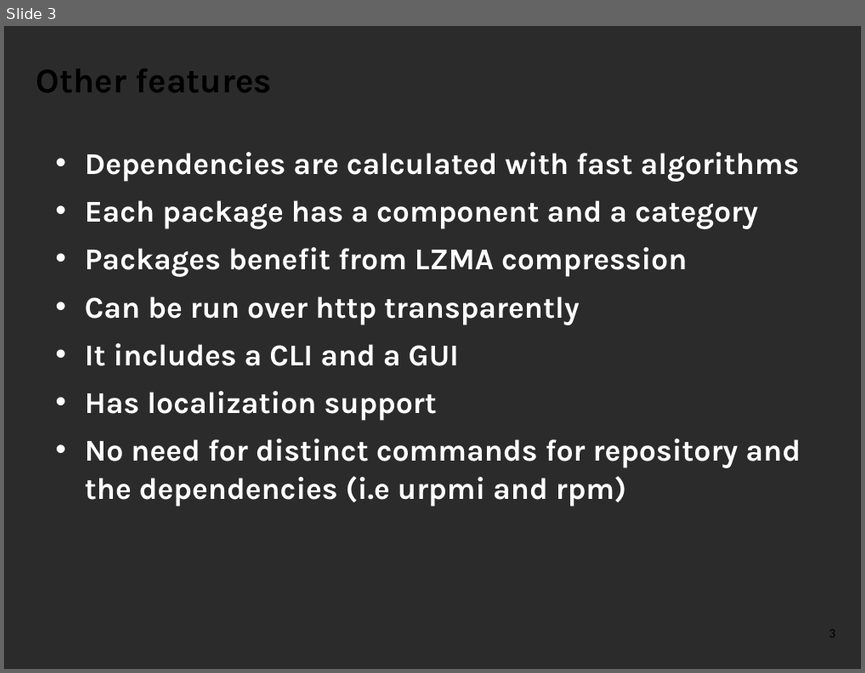
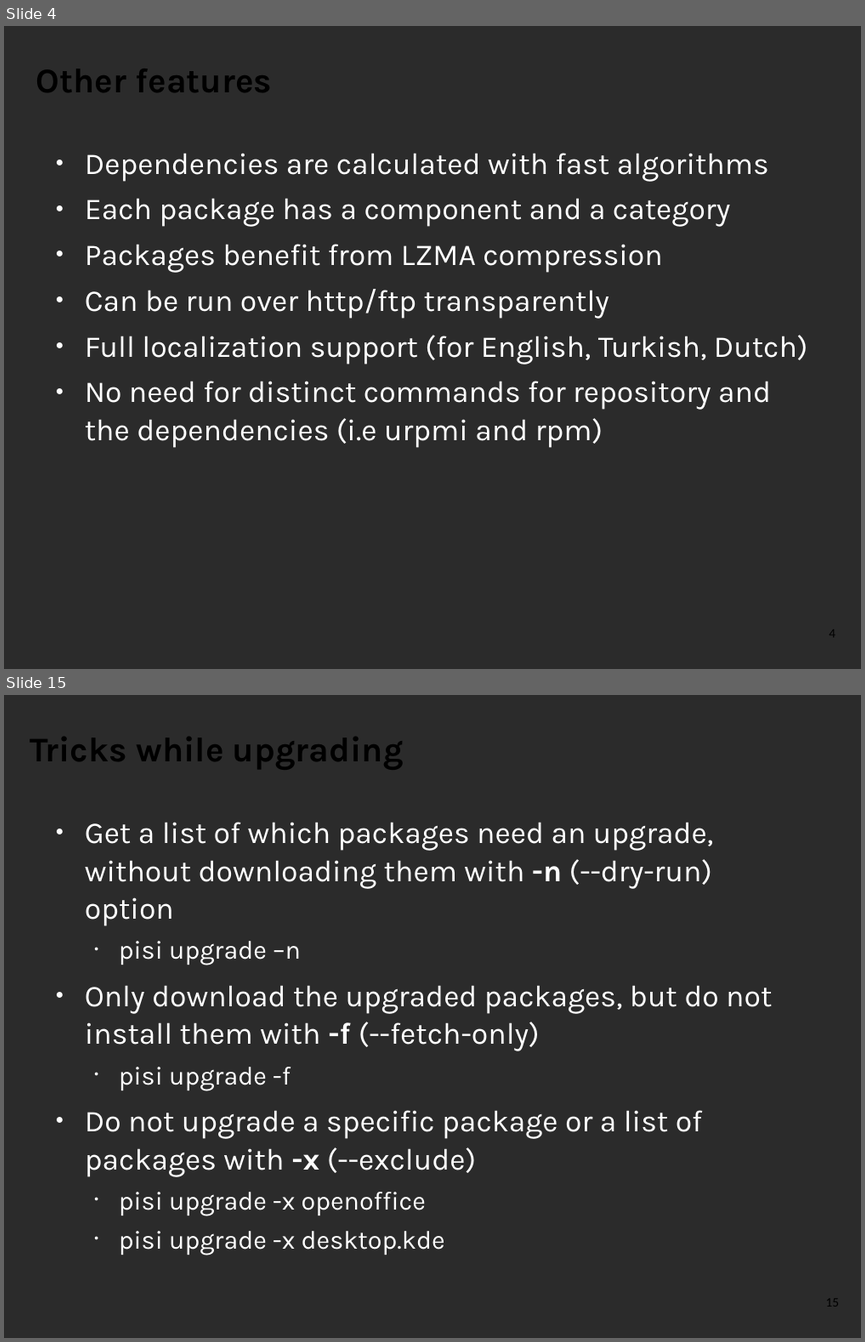
Before and after one commit to pars-linux/uludag, a slide deck: promotion/presentations/PardusGenel/introduction-to-pisi.odp. Shown one above the other, each under a label of ours: slide 3 before the commit, slides 4 and 15 after it; the slides between them are not shown. The pictures are 865x673 and 865x1342 pixels, drawn with LibreOffice and Linux fonts; fonts in the diff are those of the drawing; background and template pictures are left out; a plain dark background stands for a picture behind light text. Boxes give left, top, right and bottom in pixels: in the first picture for what was removed or moved away, otherwise in the second. Text is boxed around its words. In the diff, an @@ line names an element or a change of style, - is before the commit and + after.

Commit message:
pisi sunumu güzelleşsin (kontrol edilmesi gerekiyor)

```diff
--- a/promotion/presentations/PardusGenel/introduction-to-pisi.odp
+++ b/promotion/presentations/PardusGenel/introduction-to-pisi.odp
@@ slide 15 added at box(4, 695, 861, 1338), background picture (left out); not listed: 1 template element that a slide beside it also shows @@
@@ title added at box(30, 737, 404, 770), 32 pt, text #000000, bold @@
+Tricks while upgrading
@@ text added at box(85, 822, 772, 1255), 28 pt, text #FFFFFF @@
+● Get a list of which packages need an upgrade, without downloading them with -n (--dry-run) option
+  • pisi upgrade –n
+● Only download the upgraded packages, but do not install them with -f (--fetch-only)
+  • pisi upgrade -f
+● Do not upgrade a specific package or a list of packages with -x (--exclude)
+  • pisi upgrade -x openoffice
+  • pisi upgrade -x desktop.kde
@@ what was slide 3 is now slide 4 @@
@@ slide 4 changed as well @@
@@ text at box(85, 153, 771, 448): bold off in "Dependencies are calculated with fast algorithms", "Each package has a component and a ...", "Packages benefit from LZMA compression", "No need for distinct commands for repository ..."; bullet • to ●; less space between paragraphs @@
@@ text at box(85, 289, 808, 363): text changed; bold off @@
-• Can be run over http transparently
-• It includes a CLI and a GUI
-• Has localization support
+● Can be run over http/ftp transparently
+● Full localization support (for English, Turkish, Dutch)
@@ page number at box(828, 630, 835, 635): text changed @@
-3
+4
```
Also in this commit, not shown: 3 other slides changed, 22 other slides added, 5 slides removed.
